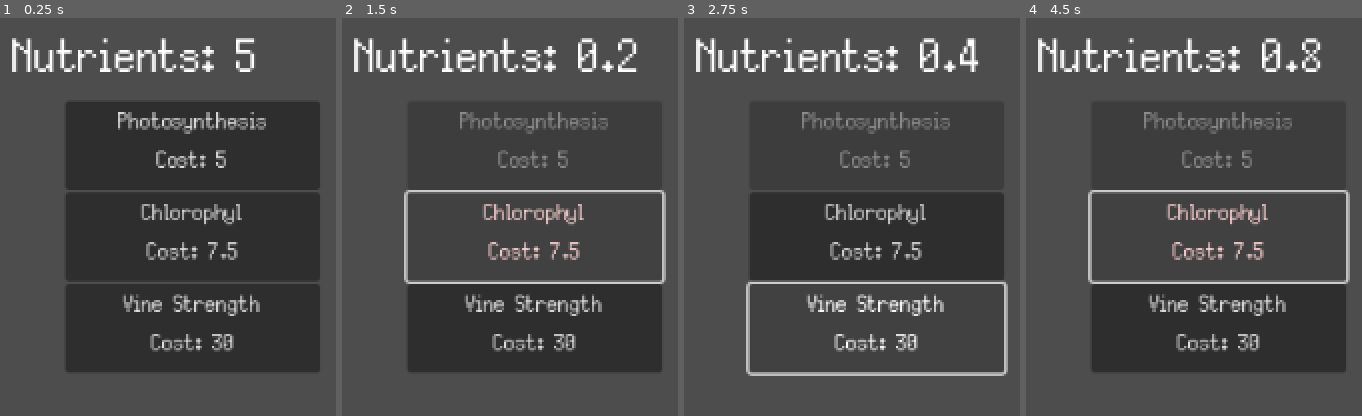
Above: before the commit, frames 1-4 (left to right).
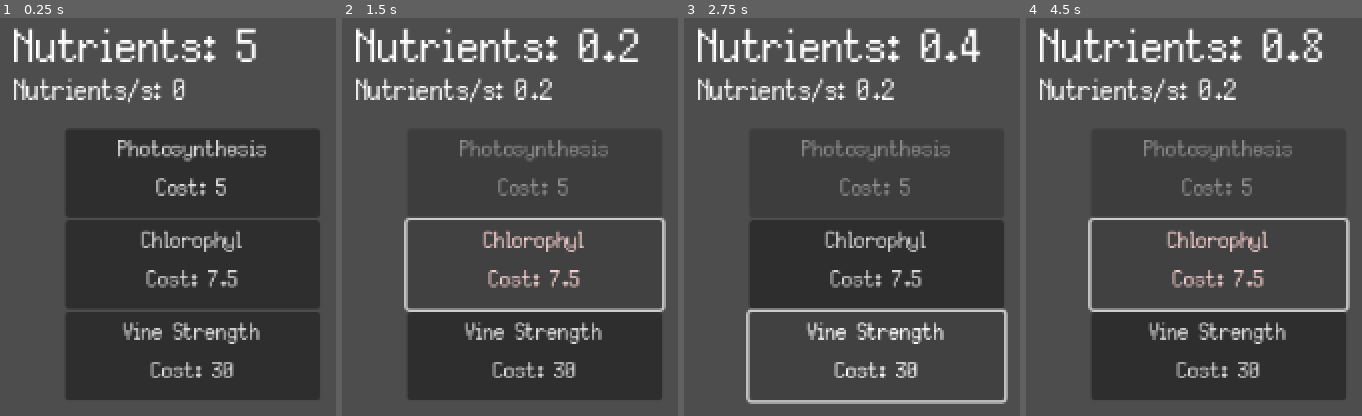
Above: after the commit, the same moments.

Repository: phoenix-of-dawn/dingo-gamejam-2025
Game: Godot game, scene res://Scenes/main.tscn
Same seed, same stepped clock (60 frames per second), same inputs: the game is played once before the commit and once after it. This scene is started directly instead of the project's main scene.
Inputs:
- Up to frame 1 (0.25 s): no input
- Up to frame 2 (1.5 s): click "Photosynthesis Cost: 5" at 0.5 s; click "Chlorophyl Cost: 7.5" at 1.25 s
- Up to frame 3 (2.75 s): click "Vine Strength Cost: 30" at 2 s
- Up to frame 4 (4.5 s): click "Chlorophyl Cost: 7.5" at 2.75 s; click "Vine Strength Cost: 30" at 3.5 s; click "Chlorophyl Cost: 7.5" at 4.25 s

The runs differ from the first frame. In frame 1, 22% of the frame differs, in the area x 3-96%, y 2-96%; in frame 2, 19%; in frame 3, 15%; in frame 4, 19%.

Commit message:
Added nutrients per sec

Diff:
--- a/dingo-gamejam/Scenes/nutrients.tscn
+++ b/dingo-gamejam/Scenes/nutrients.tscn
@@ -15,12 +15,20 @@
 
 [node name="NutrientCount" type="Label" parent="."]
 layout_mode = 0
-offset_left = 11.0
-offset_top = 7.0
-offset_right = 272.0
-offset_bottom = 55.0
+offset_left = 10.0
+offset_right = 271.0
+offset_bottom = 56.0
 theme_override_fonts/font = ExtResource("2_l4c0m")
 theme_override_font_sizes/font_size = 50
+
+[node name="NutrientPerSecond" type="Label" parent="NutrientCount"]
+unique_name_in_owner = true
+layout_mode = 0
+offset_top = 40.0
+offset_right = 190.0
+offset_bottom = 74.0
+theme_override_fonts/font = ExtResource("2_l4c0m")
+theme_override_font_sizes/font_size = 30
 
 [node name="NutrientCountdown" type="Timer" parent="."]
 autostart = true
--- a/dingo-gamejam/Scripts/nutrients.gd
+++ b/dingo-gamejam/Scripts/nutrients.gd
@@ -3,7 +3,8 @@
 @export var nutrients: float = 5.0
 var nutrients_per_second: float = 0.0
 
-@onready var text = $NutrientCount
+@onready var nut_text = $NutrientCount
+@onready var nut_per_sec_text = %NutrientPerSecond
 @onready var upgrade_template = preload("res://Scenes/upgrade.tscn")
 
 var upgrades: Dictionary = {
@@ -13,14 +14,14 @@
 }
 
 func _ready() -> void:
-	text.position.x = size.x / 2 - text.size.x / 2
 	make_buttons()
 
 func _process(_delta: float) -> void:
-	text.text = "Nutrients: " + str(nutrients)
+	nut_text.text = "Nutrients: " + str(nutrients)
+	nut_per_sec_text.text = "Nutrients/s: " + str(nutrients_per_second)
 
 func make_buttons():
-	var up_position = 60
+	var up_position = nut_text.size.y + nut_per_sec_text.size.y + nut_text.position.y - 10
 	for up_name in upgrades:
 		var button: Button = upgrade_template.instantiate()
 		button.position.x = size.x / 2 - button.size.x / 2
@@ -36,7 +37,7 @@
 		up_position += button.size.y + 2
 
 func _update_nutrients(cost, up_nutrients_per_second):
-	nutrients -= cost
+	nutrients = snappedf(nutrients - cost, 0.1)
 	nutrients_per_second += snappedf(up_nutrients_per_second, 0.1)
 
 
